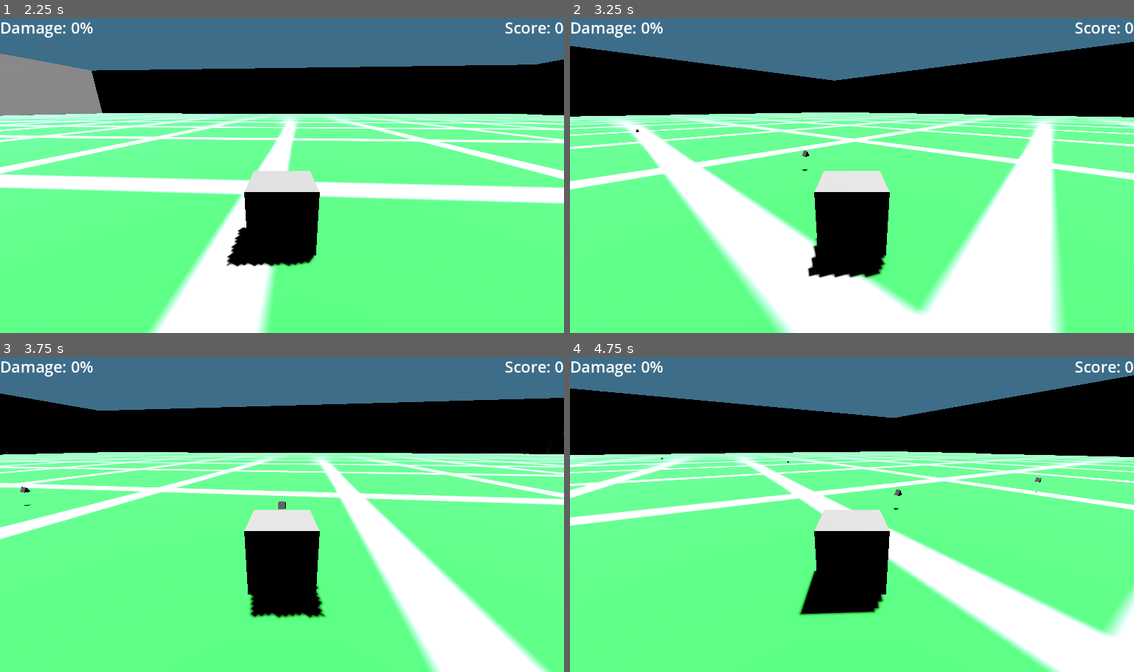
Above: before the commit, frames 1-4 (two rows, left to right).
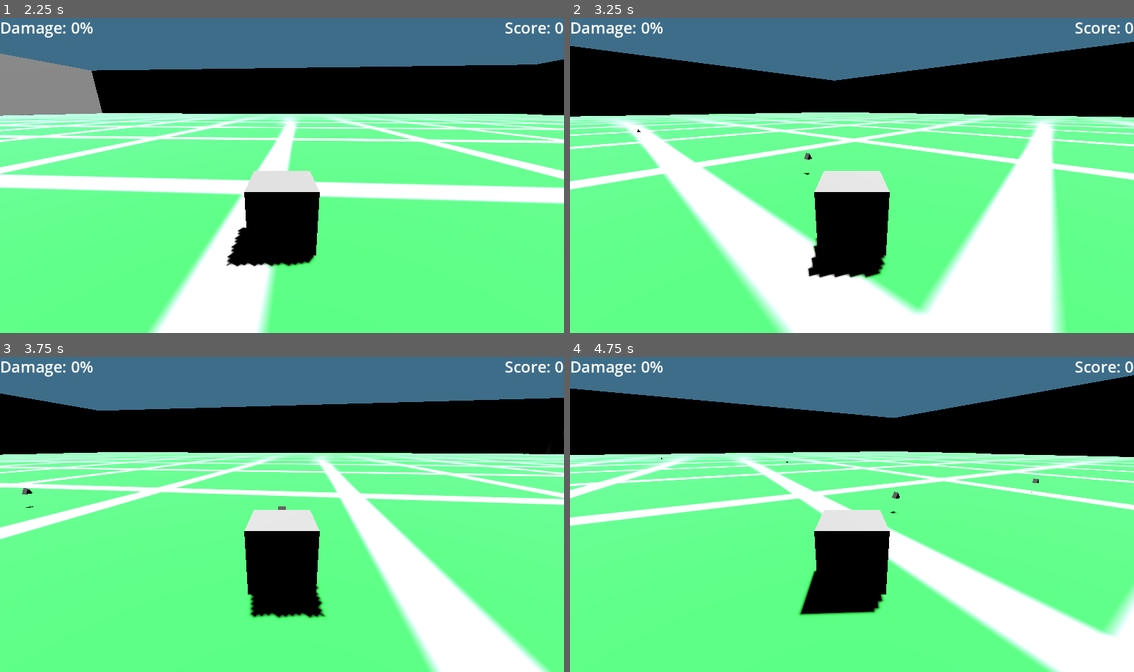
Above: after the commit, the same moments.

Repository: cgmpresser/SubHunt
Game: Godot game, scene res://Scenes/sub_hunt_top_level.tscn
The game is run twice, just before and just after one commit, with the same random seed, the same clock (stepped at 60 frames per second) and the same inputs. Sound files missing from this copy of the repository are replaced by a short silence.
Inputs:
- Up to frame 1 (2.25 s): click "Play Game" at 0.5 s; tap Enter at 1.25 s; hold Right (ui_right) 1.28-2.03 s; hold Space (shoot_torpedo) 1.28-2.03 s; tap R (reset_ball) at 2 s; hold Down (ui_down) from 2.03 s (still down); tap C (camera_toggle) at 2.1 s
- Up to frame 2 (3.25 s): tap Space (shoot_torpedo) at 2.3, 3.05 s; release Down (ui_down) at 2.78 s; hold Right (ui_right) from 2.78 s (still down); hold E (enemy_location) from 2.78 s (still down)
- Up to frame 3 (3.75 s): release Right (ui_right) at 3.53 s; release E (enemy_location) at 3.53 s; hold Up (ui_up) from 3.53 s (still down); tap Space (shoot_torpedo) at 3.6 s
- Up to frame 4 (4.75 s): release Up (ui_up) at 4.28 s; hold Left (ui_left) from 4.28 s (still down); hold S (sonar_ping) from 4.28 s (still down); tap Space (shoot_torpedo) at 4.55 s

Frame 1 is identical in both runs. In frame 2, less than 0.1% of the frame differs, in the area x 11-43%, y 35-50%; in frame 3, less than 0.1%; in frame 4, less than 0.1%, in the area x 16-84%, y 31-50%.

Commit message:
Small firing adjustment
Small firing adjustment.

Diff:
--- a/Scripts/main.gd
+++ b/Scripts/main.gd
@@ -126,10 +126,10 @@
 func fire_torpedo() -> void:
 	#put down an audio direction marker at the player's location, in the direction of the ball
 	var torpedo = torpedo_scene.instantiate()
-	var playerFacing = $Player.global_basis * Vector3(0, 0, -2)
+	var playerFacing = $Player.global_basis * Vector3(0, 0, -1.5)
 	var playerPosition = $Player.get_global_position()
 
-	torpedo.position = playerPosition +playerFacing
+	torpedo.position = playerPosition + playerFacing
 	torpedo.destination = playerPosition+playerFacing*RANGE
 
 	add_child(torpedo)
--- a/project.godot
+++ b/project.godot
@@ -77,4 +77,5 @@
 
 renderer/rendering_method="gl_compatibility"
 renderer/rendering_method.mobile="gl_compatibility"
+textures/vram_compression/import_etc2_astc=true
 environment/defaults/default_clear_color=Color(0.241153, 0.427256, 0.536327, 1)
Not shown, changed: Sprites/field.png.import
Not shown, changed: export_presets.cfg
